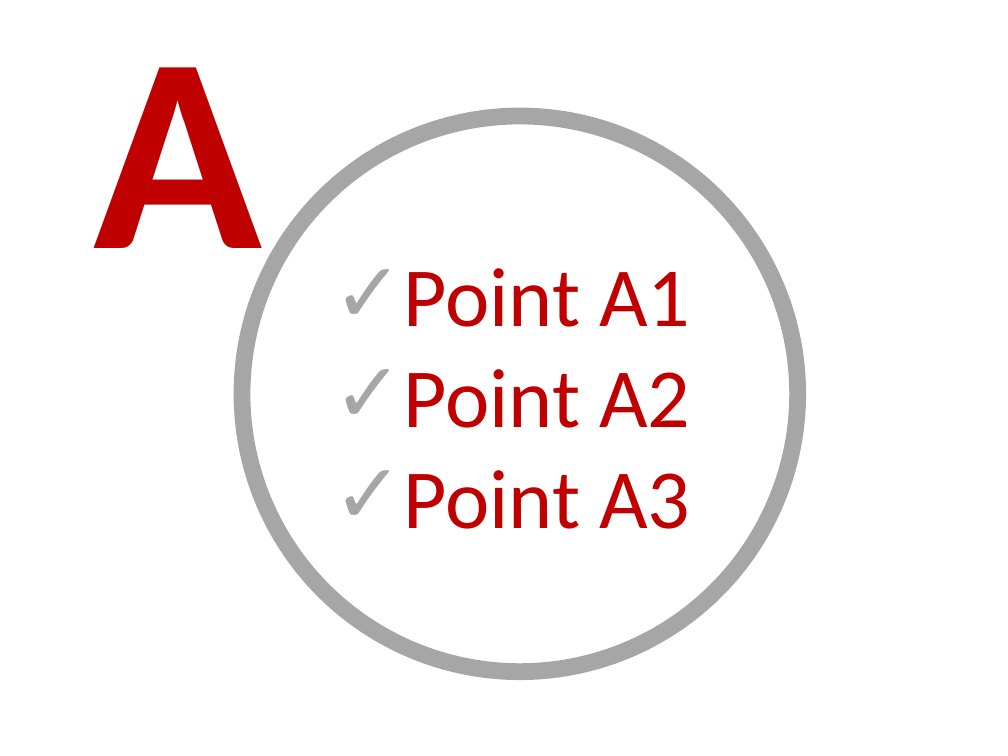
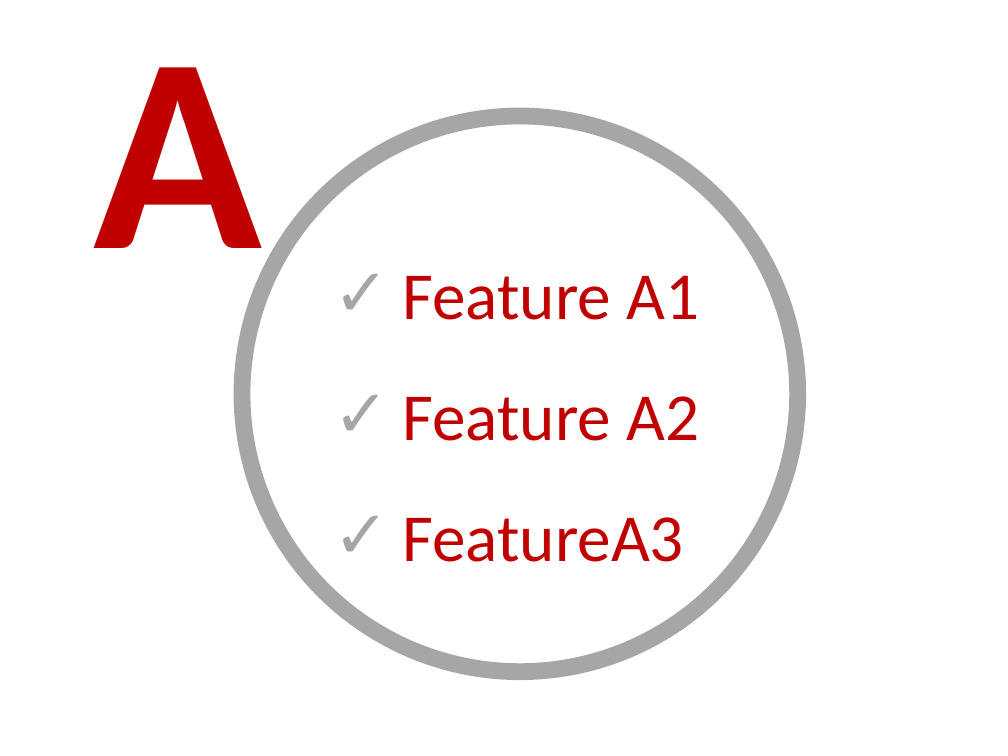
Before and after one commit to PowerPointLabs/PowerPointLabs, a slide deck: slide 9 of doc/Agenda Lab Example - Visual Agenda.pptx. Drawn at 1008x756 pixels with LibreOffice and Linux fonts; fonts in the diff are those of the drawing. Boxes give left, top, right and bottom in pixels: in the first picture for what was removed or moved away, otherwise in the second. Text is boxed around its words. In the diff, an @@ line names an element or a change of style, - is before the commit and + after.

```diff
--- a/doc/Agenda Lab Example - Visual Agenda.pptx
+++ b/doc/Agenda Lab Example - Visual Agenda.pptx
@@ text in ellipse at [403, 275, 699, 562]: text changed; size 60 to 48 pt @@
-✓ Point A1
-✓ Point A2
-✓ Point A3
+✓ Feature A1
+✓ Feature A2
+✓ FeatureA3
```
Also in this commit, not shown: 5 other slides changed, 6 slides added, 6 slides removed, 2 other files.
